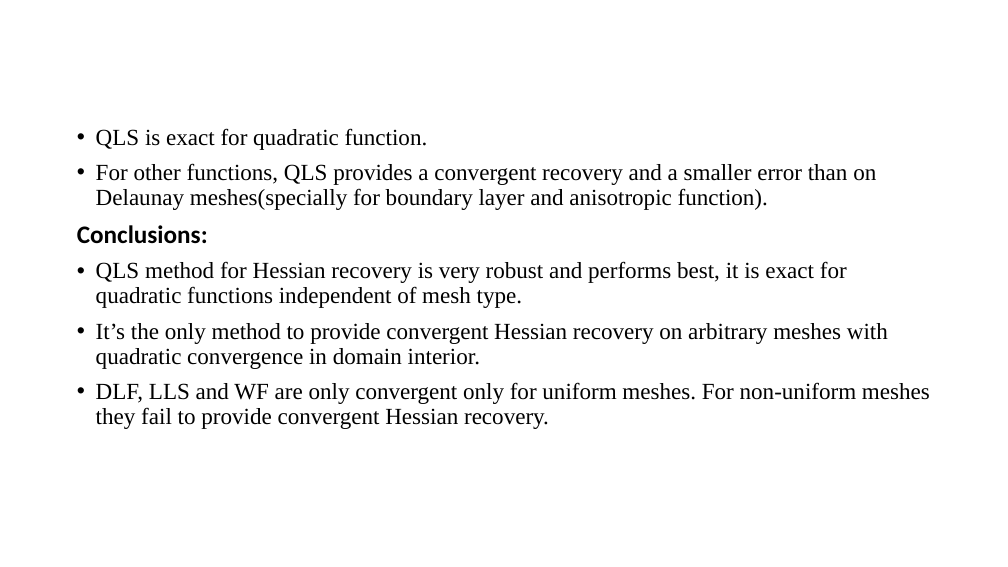
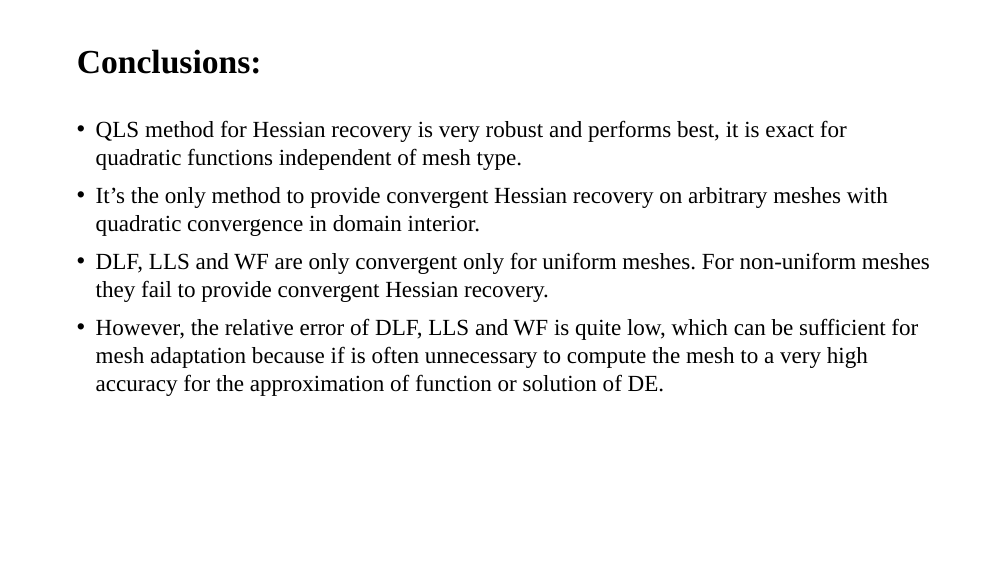
Before and after one commit to lohith921/amr, a slide deck: slide 30 of HBA.pptx. Drawn at 1008x567 pixels with LibreOffice and Linux fonts; fonts in the diff are those of the drawing. Boxes give left, top, right and bottom in pixels: in the first picture for what was removed or moved away, otherwise in the second. Text is boxed around its words. In the diff, an @@ line names an element or a change of style, - is before the commit and + after.

```diff
--- a/HBA.pptx
+++ b/HBA.pptx
@@ title added at <box>77,49,262,74</box>, 32 pt, text #000000, bold @@
+Conclusions:
@@ text "QLS method for Hessian recovery ...": place and size @@
-text "QLS method for Hessian recovery ..." at <box>77,128,930,429</box>
+text "QLS method for Hessian recovery ..." at <box>96,120,930,396</box>
@@ text at <box>77,128,876,244</box>: paragraphs removed @@
-• QLS is exact for quadratic function.
-• For other functions, QLS provides a convergent recovery and a smaller error than on Delaunay meshes(specially for boundary layer and anisotropic function).
-Conclusions:
@@ text at <box>96,120,930,302</box>: line spacing 0.9 to 1 @@
@@ text at <box>96,318,918,396</box>: paragraph added @@
+• However, the relative error of DLF, LLS and WF is quite low, which can be sufficient for mesh adaptation because if is often unnecessary to compute the mesh to a very high accuracy for the approximation of function or solution of DE.
```
Also in this commit, not shown: 22 other slides changed, 6 slides added, 6 slides removed.
